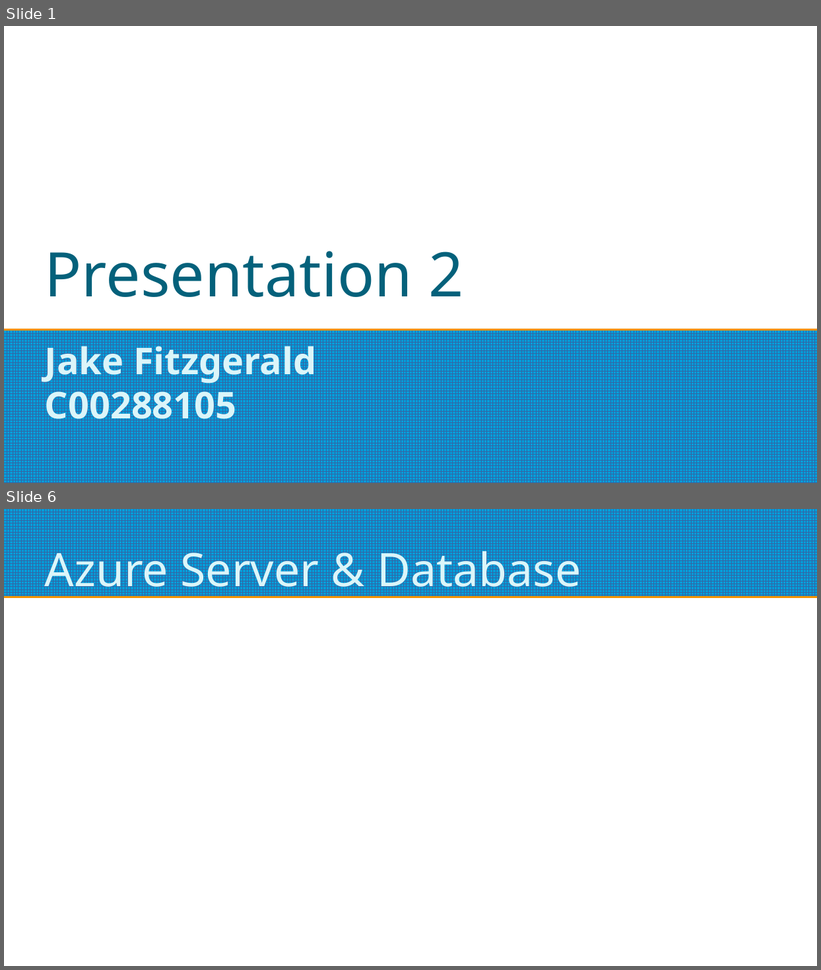
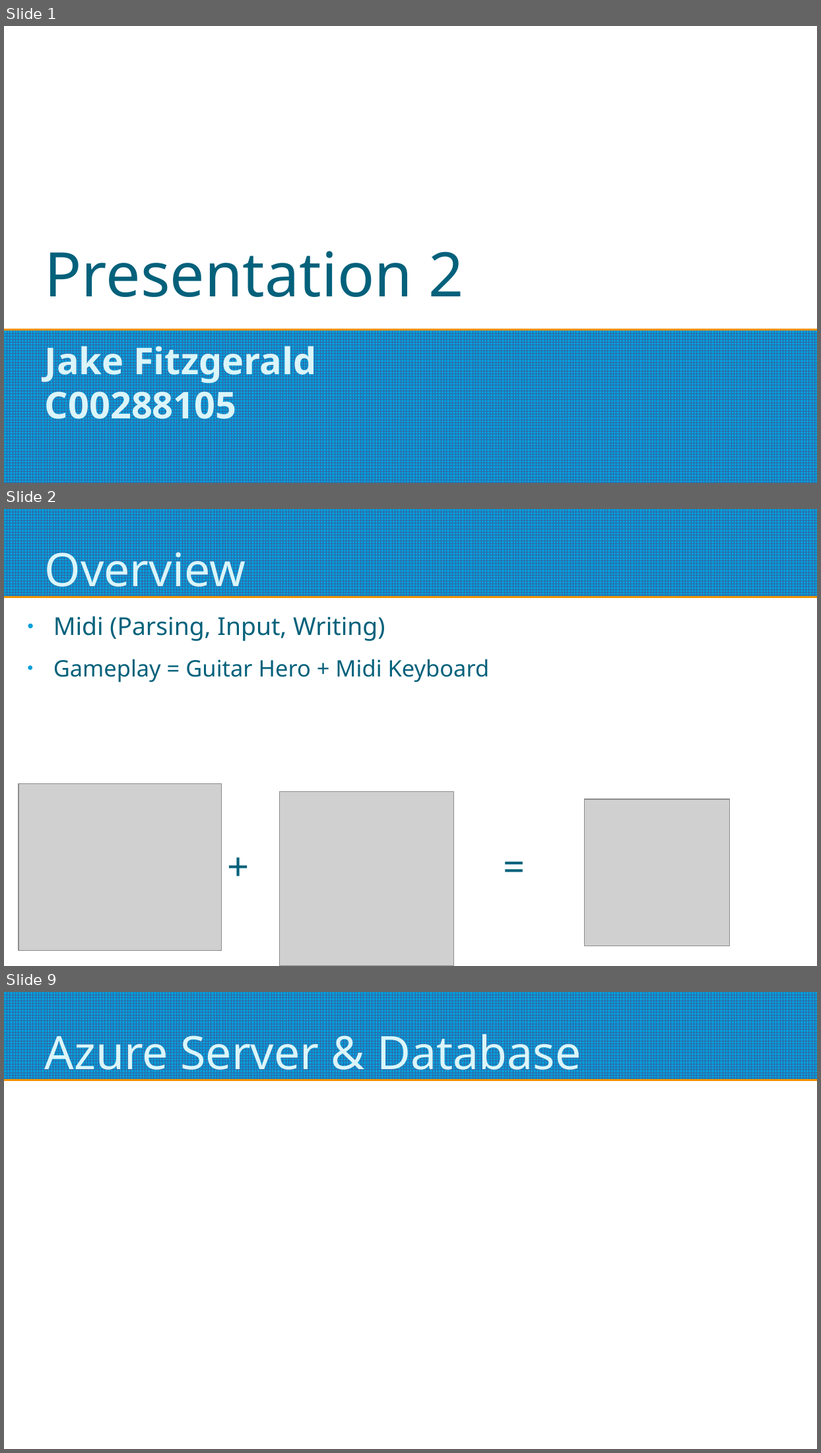
Before and after one commit to Jake-Fitzgerald/4th_year_final_project, a slide deck: Documents/Presentations/Capstone Project Presentation 2.odp. Shown one above the other, each under a label of ours: slides 1 and 6 before the commit, slides 1, 2 and 9 after it; the slides between them are not shown. The pictures are 821x970 and 821x1453 pixels, drawn with LibreOffice and Linux fonts; fonts in the diff are those of the drawing; grey boxes stand for pictures. Boxes give left, top, right and bottom in pixels: in the first picture for what was removed or moved away, otherwise in the second. Text is boxed around its words. In the diff, an @@ line names an element or a change of style, - is before the commit and + after.

```diff
--- a/Documents/Presentations/Capstone Project Presentation 2.odp
+++ b/Documents/Presentations/Capstone Project Presentation 2.odp
@@ slide 2 added at <box>4,509,817,966</box>, background #FFFFFF; not listed: 1 template element that a slide beside it also shows @@
@@ title added at <box>45,543,246,598</box>, 45 pt, text #DBF5F9 @@
+Overview
@@ text added at <box>54,616,385,641</box>, 24 pt, text #04617B @@
+● Midi (Parsing, Input, Writing)
@@ text added at <box>54,659,490,683</box>, 22.2 pt, text #04617B @@
+● Gameplay = Guitar Hero + Midi Keyboard
@@ picture added at <box>19,784,222,952</box> @@
@@ picture added at <box>280,792,454,966</box> @@
@@ picture added at <box>585,799,730,947</box> @@
@@ text added at <box>193,843,265,887</box>, 37.4 pt, text #04617B @@
++
@@ text added at <box>469,843,541,887</box>, 37.4 pt, text #04617B @@
+=
@@ what was slide 6 is now slide 9 @@
```
Also in this commit, not shown: 3 slides changed, 4 other slides added, 1 slide removed, 46 other files.
